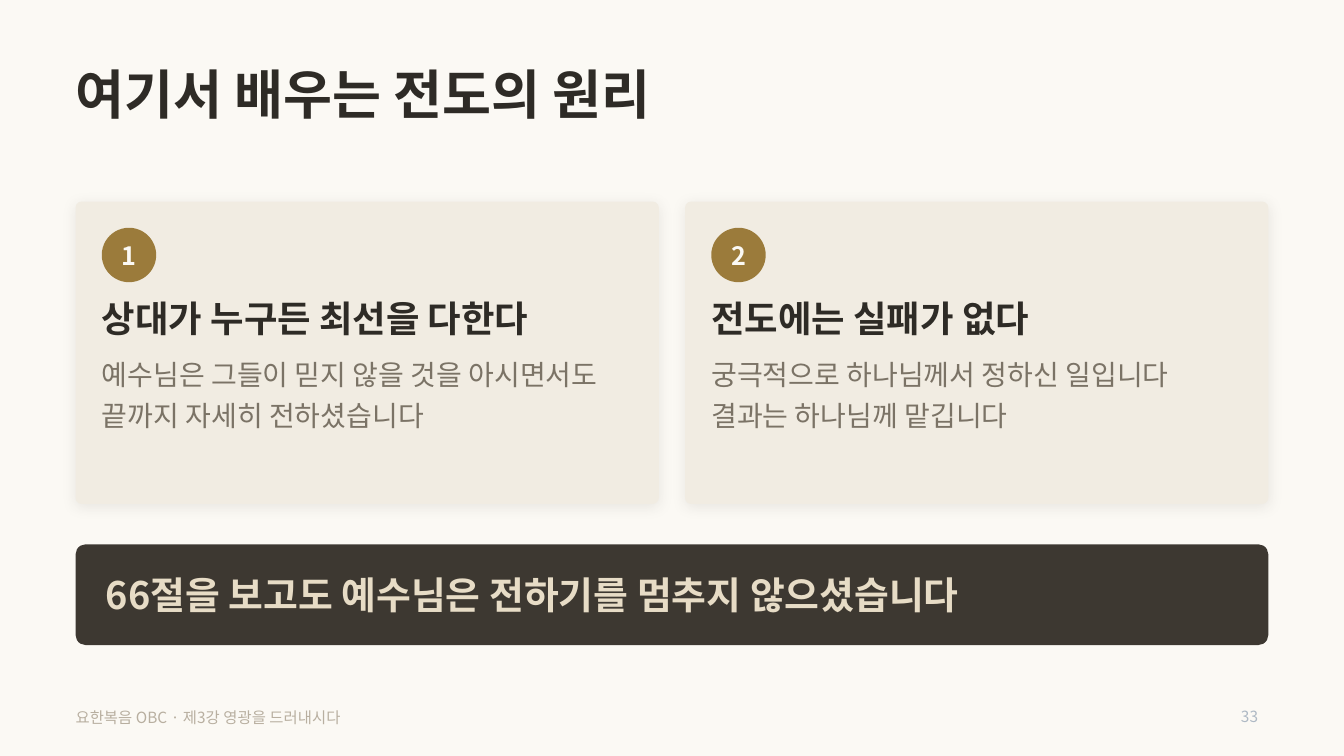
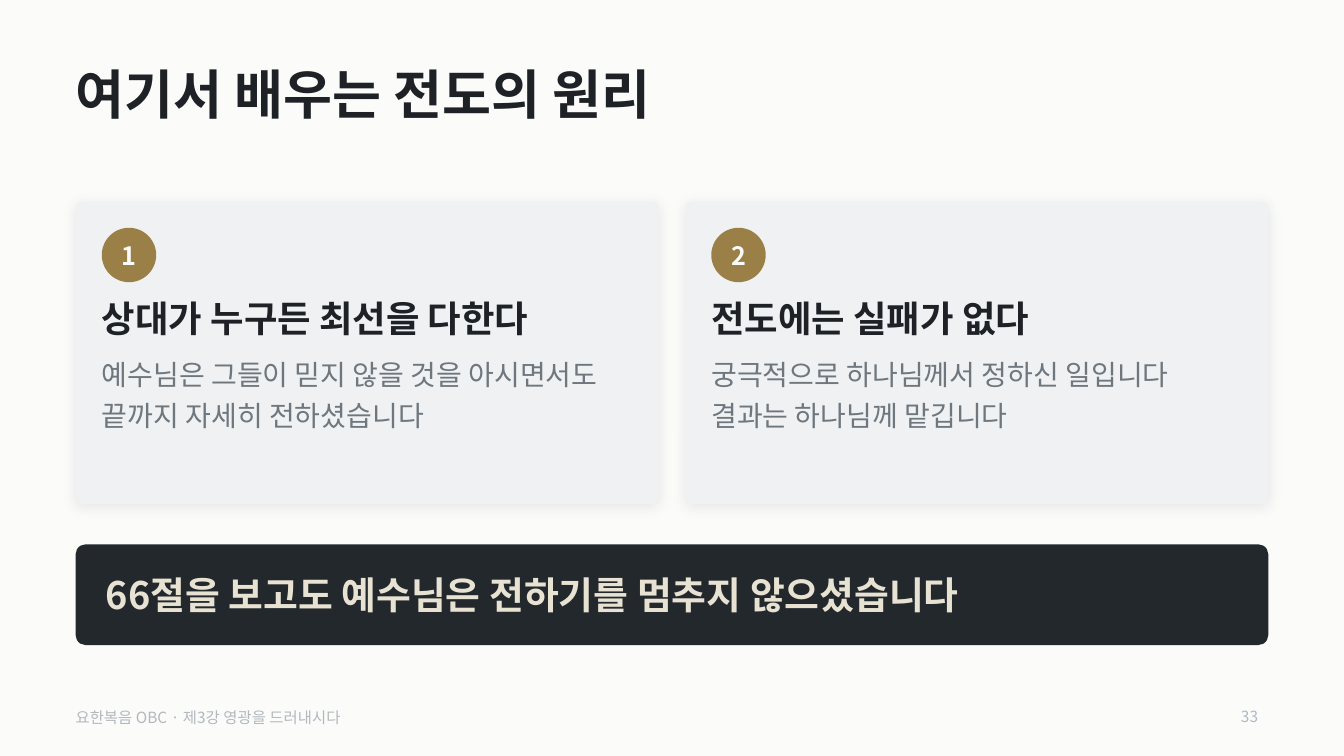
Before and after one commit to mio-modu/bible_GospelofJohn, a slide deck: slide 33 of dist/요한복음_3강_영광을_드러내시다.pptx. Drawn at 1344x756 pixels with LibreOffice and Linux fonts; fonts in the diff are those of the drawing. Boxes give left, top, right and bottom in pixels: in the first picture for what was removed or moved away, otherwise in the second. Text is boxed around its words. In the diff, an @@ line names an element or a change of style, - is before the commit and + after.

```diff
--- a/dist/요한복음_3강_영광을_드러내시다.pptx
+++ b/dist/요한복음_3강_영광을_드러내시다.pptx
@@ background #FBF9F4 to #FBFBFA @@
@@ rounded rectangle at (76, 202, 659, 504): fill #F1ECE2 to #EFF1F2; shadow changed @@
@@ rounded rectangle at (686, 202, 1269, 504): fill #F1ECE2 to #EFF1F2; shadow changed @@
@@ text "1" at (122, 246, 137, 265): text colour #FBF9F4 to #FBFBFA @@
@@ ellipse at (102, 228, 156, 282): fill #9B7B3B to #9A8046 @@
@@ text "2" at (731, 246, 746, 265): text colour #FBF9F4 to #FBFBFA @@
@@ ellipse at (712, 228, 766, 282): fill #9B7B3B to #9A8046 @@
@@ text colour #2E2B26 to #1E2226 in 3 elements at (76, 69, 650, 119), (102, 301, 528, 336), (711, 301, 1029, 336) @@
@@ text "예수님은 그들이 믿지 않을 것을 ..." at (102, 362, 598, 428): text colour #7B7366 to #6E767E @@
@@ text "궁극적으로 하나님께서 정하신 일입니다" at (711, 362, 1169, 428): text colour #7B7366 to #6E767E @@
@@ rounded rectangle at (76, 544, 1268, 645): fill #3D3831 to #23282D @@
@@ text "66절을 보고도 예수님은 전하기를 멈추지 ..." at (106, 577, 959, 613): text colour #E7DCC6 to #E8E2D3 @@
@@ text "요한복음 OBC · 제3강 영광을 ..." at (76, 710, 340, 724): text colour #B8AFA0 to #B2B8BE @@
```
Also in this commit, not shown: 37 other slides changed, 4 other files.
